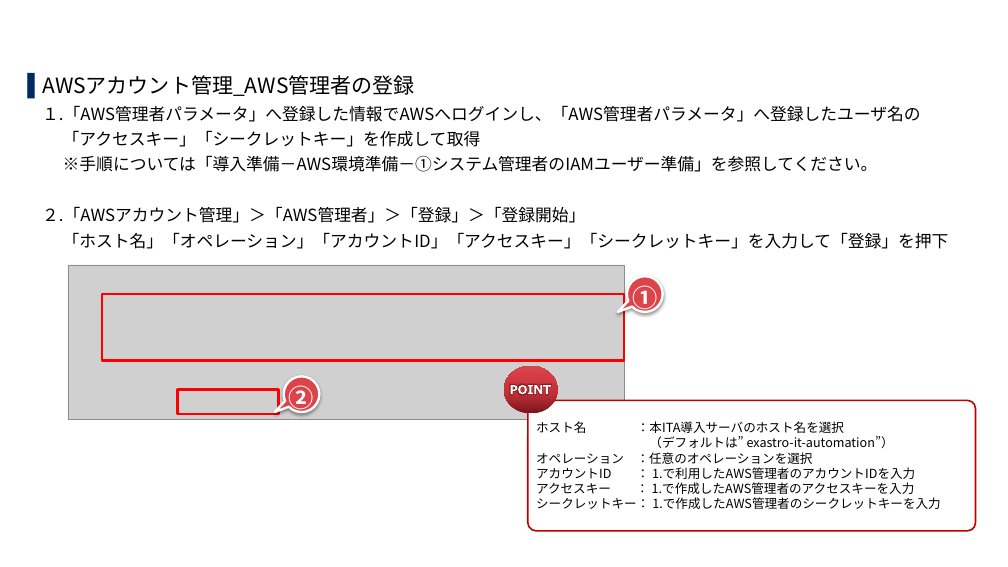
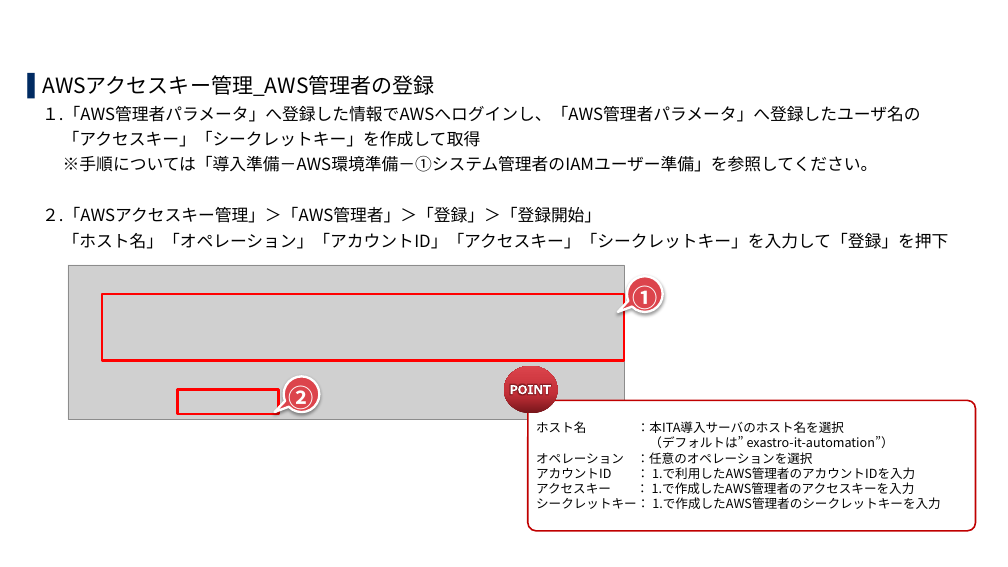
Before and after one commit to exastro-suite/it-automation-docs, a slide deck: slide 25 of asset/SettingSamples_ja/cloud-system-template-install_ja.pptx. Drawn at 1008x567 pixels with LibreOffice and Linux fonts; fonts in the diff are those of the drawing; grey boxes stand for pictures; background and template pictures are left out. Boxes give left, top, right and bottom in pixels: in the first picture for what was removed or moved away, otherwise in the second. Text is boxed around its words. In the diff, an @@ line names an element or a change of style, - is before the commit and + after.

```diff
--- a/asset/SettingSamples_ja/cloud-system-template-install_ja.pptx
+++ b/asset/SettingSamples_ja/cloud-system-template-install_ja.pptx
@@ text at (42, 75, 435, 96): text changed @@
-▌ AWSアカウント管理_AWS管理者の登録
+▌ AWSアクセスキー管理_AWS管理者の登録
@@ text at (42, 206, 601, 223): text changed @@
-  ２.「AWSアカウント管理」＞「AWS管理者」＞「登録」＞「登録開始」
+  ２.「AWSアクセスキー管理」＞「AWS管理者」＞「登録」＞「登録開始」
```
Also in this commit, not shown: 33 other slides changed, 2 other files.
